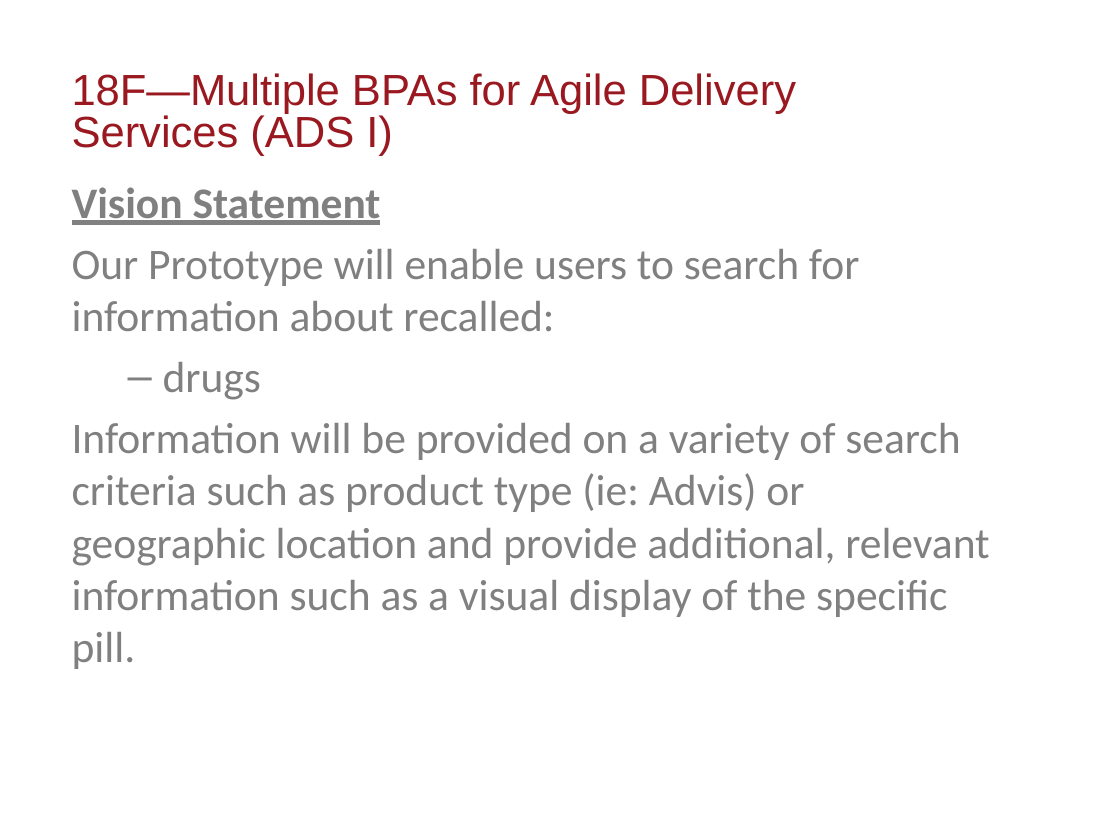
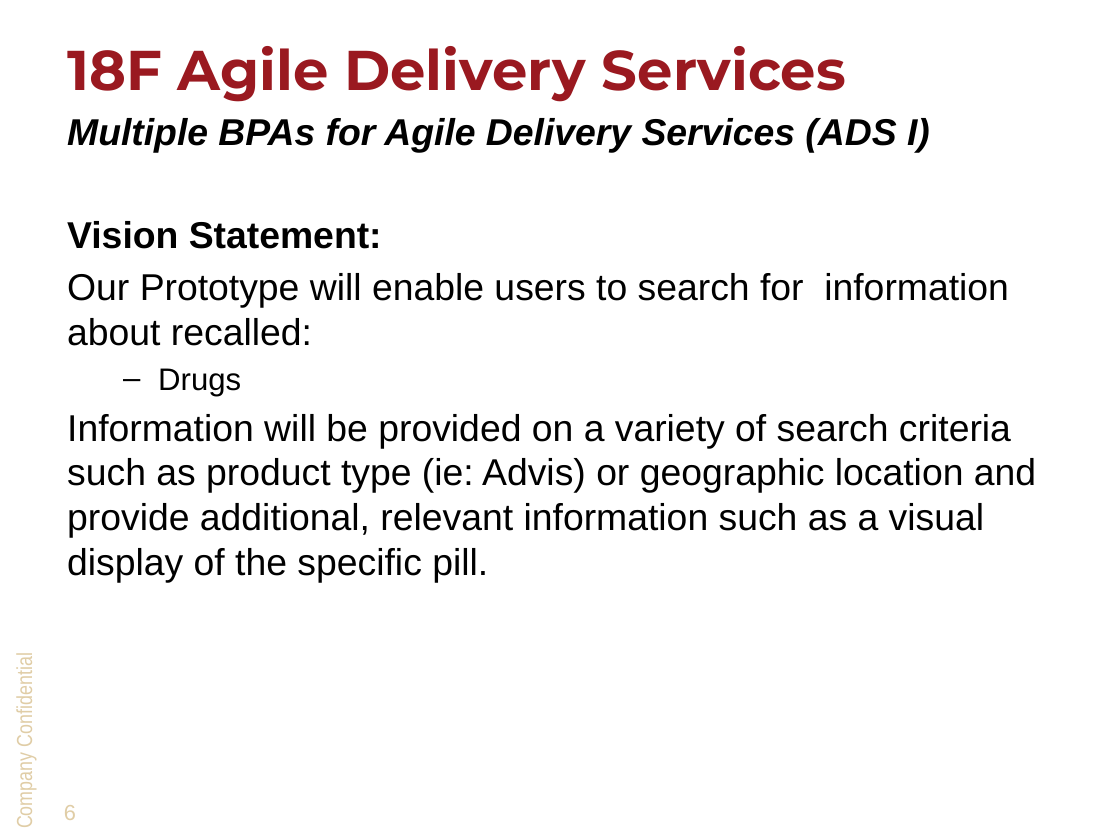
Before and after one commit to DevTechnology/DRIC, a slide deck: slide 6 of Appendix E-Approach Criteria Evidence/criteria A-1 GSA 18F kick off.pptx. Drawn at 1120x840 pixels with LibreOffice and Linux fonts; fonts in the diff are those of the drawing; background and template pictures are left out. Boxes give left, top, right and bottom in pixels: in the first picture for what was removed or moved away, otherwise in the second. Text is boxed around its words. In the diff, an @@ line names an element or a change of style, - is before the commit and + after.

Commit message:
Updated format

```diff
--- a/Appendix E-Approach Criteria Evidence/criteria A-1 GSA 18F kick off.pptx
+++ b/Appendix E-Approach Criteria Evidence/criteria A-1 GSA 18F kick off.pptx
@@ title added at <box>67,46,846,102</box>, 36 pt, text #9A1920, bold @@
+18F Agile Delivery Services
@@ text at <box>67,118,930,153</box>: text changed; size 28 to 24 pt; text colour #9A1920 to #000000; bold on; italic on @@
-18F—Multiple BPAs for Agile Delivery Services (ADS I)
+Multiple BPAs for Agile Delivery Services (ADS I)
@@ text "Vision Statement:": place and size @@
-text "Vision Statement:" at <box>72,187,990,669</box>
+text "Vision Statement:" at <box>67,221,1036,583</box>
@@ text at <box>67,221,382,249</box>: text changed; size 28 to 24 pt; font Calibri to Arial; text colour #808080 to #000000 @@
-Vision Statement
+Vision Statement:
@@ text at <box>67,273,1036,583</box>: size 28 to 24 pt, font Calibri to Arial, text colour #808080 to #000000 @@
@@ text at <box>158,368,241,396</box>: text changed; size 28 to 20 pt; font Calibri to Arial; text colour #808080 to #000000 @@
-  – drugs
+  – Drugs
@@ text added at <box>12,662,37,827</box>, 14 pt, text #E0CDA6 @@
+Company Confidential
@@ page number added at <box>64,805,76,820</box>, 14 pt, text #E0CDA6 @@
+6
```
Also in this commit, not shown: 7 other slides changed.
